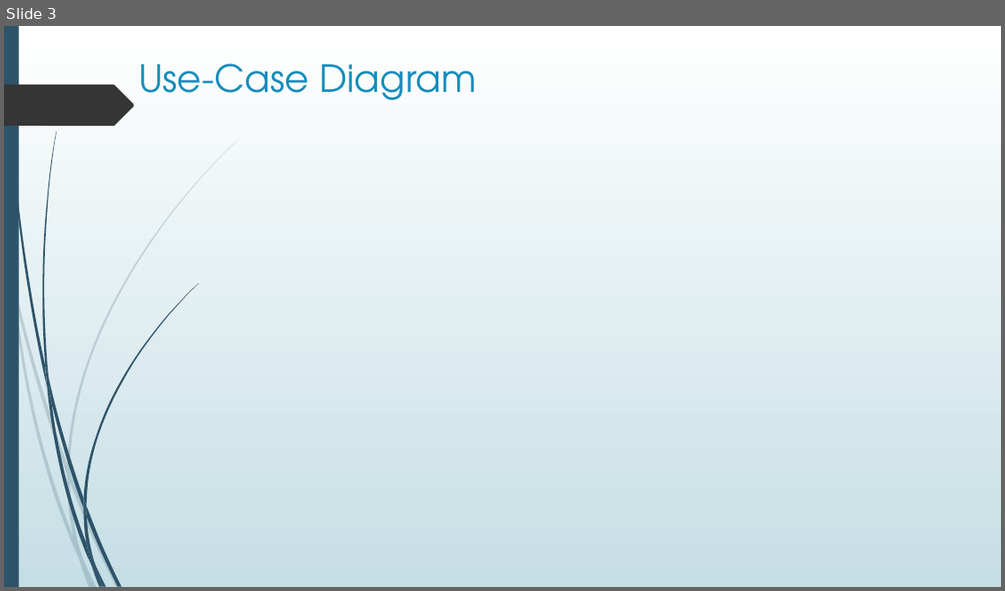
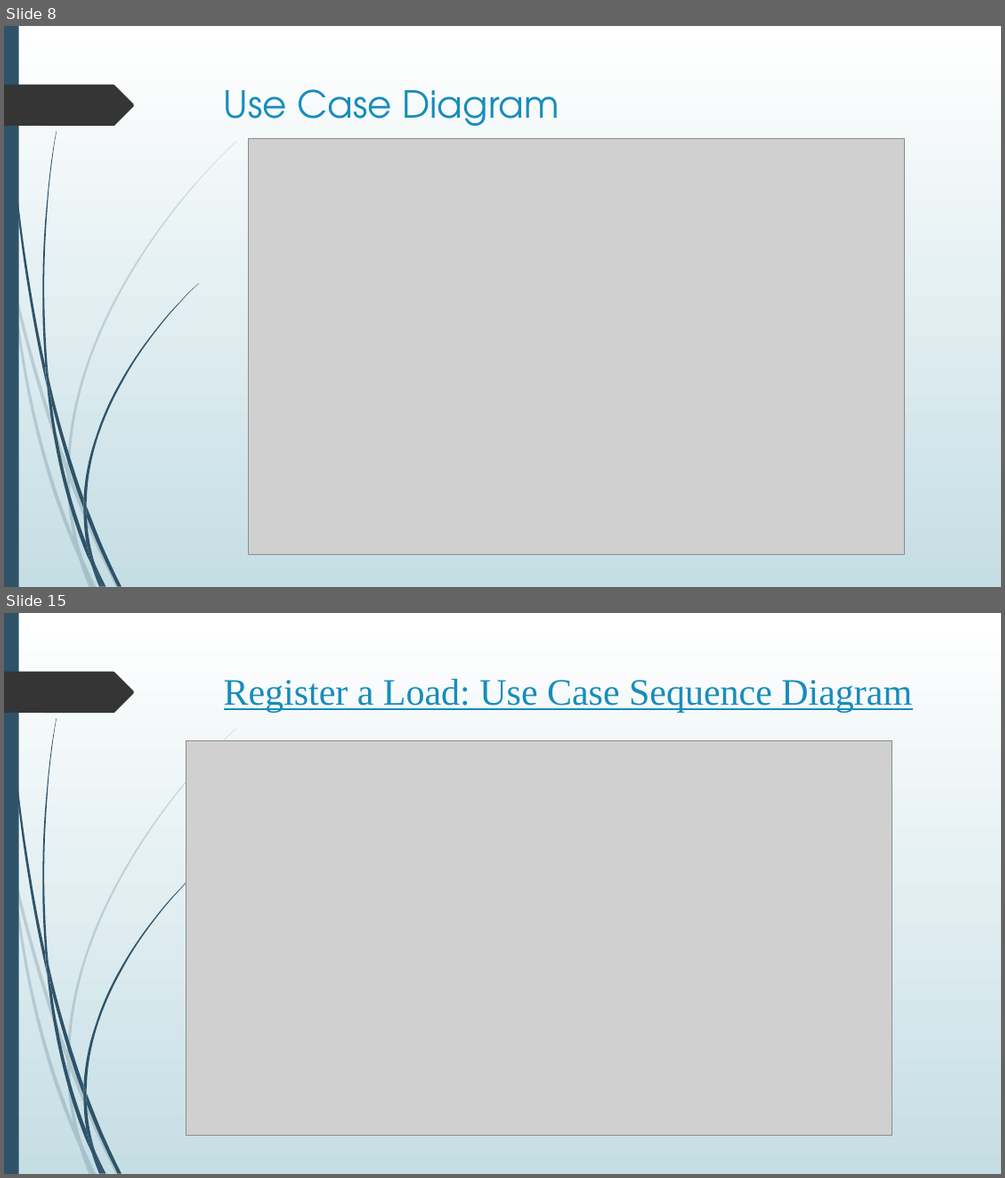
Before and after one commit to robel921/SE-TruckingCompanyMS, a slide deck: Documents/Project_Presentation1.pptx. Shown one above the other, each under a label of ours: slide 3 before the commit, slides 8 and 15 after it; the slides between them are not shown. The pictures are 1005x591 and 1005x1178 pixels, drawn with LibreOffice and Linux fonts; fonts in the diff are those of the drawing; grey boxes stand for pictures. Boxes give left, top, right and bottom in pixels: in the first picture for what was removed or moved away, otherwise in the second. Text is boxed around its words. In the diff, an @@ line names an element or a change of style, - is before the commit and + after.

```diff
--- a/Documents/Project_Presentation1.pptx
+++ b/Documents/Project_Presentation1.pptx
@@ slide 15 added at (4,613,1001,1174), background gradient #FFFFFF to #C5DEE5; not listed: 24 template elements that a slide beside it also shows @@
@@ title added at (224,679,912,712), 36 pt, text #178DBB, underline @@
+Register a Load: Use Case Sequence Diagram
@@ picture added at (186,741,892,1135) @@
@@ what was slide 3 is now slide 8 @@
@@ slide 8 changed as well @@
@@ title at (224,89,559,126): text changed @@
-Use-Case Diagram
+Use Case Diagram
@@ picture added at (249,138,905,555) @@
```
Also in this commit, not shown: 1 other slide changed, 17 other slides added, 2 slides removed.
